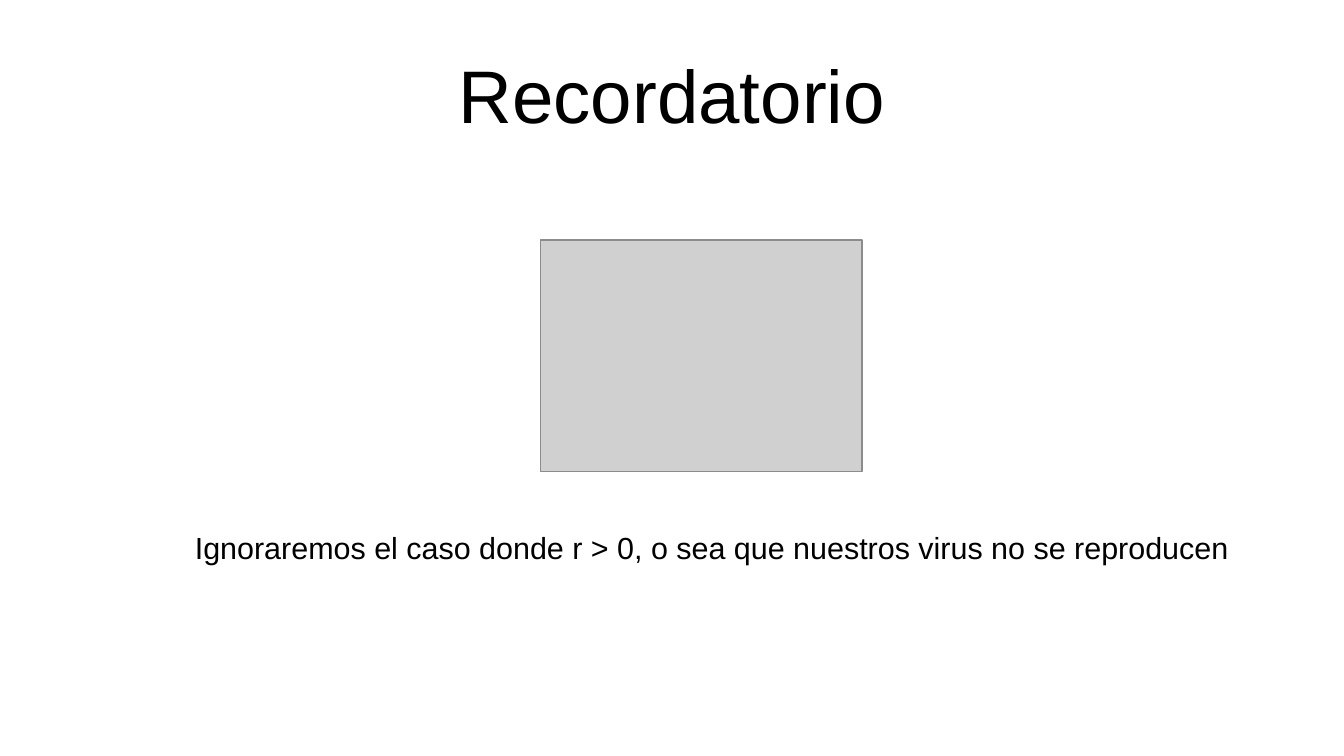
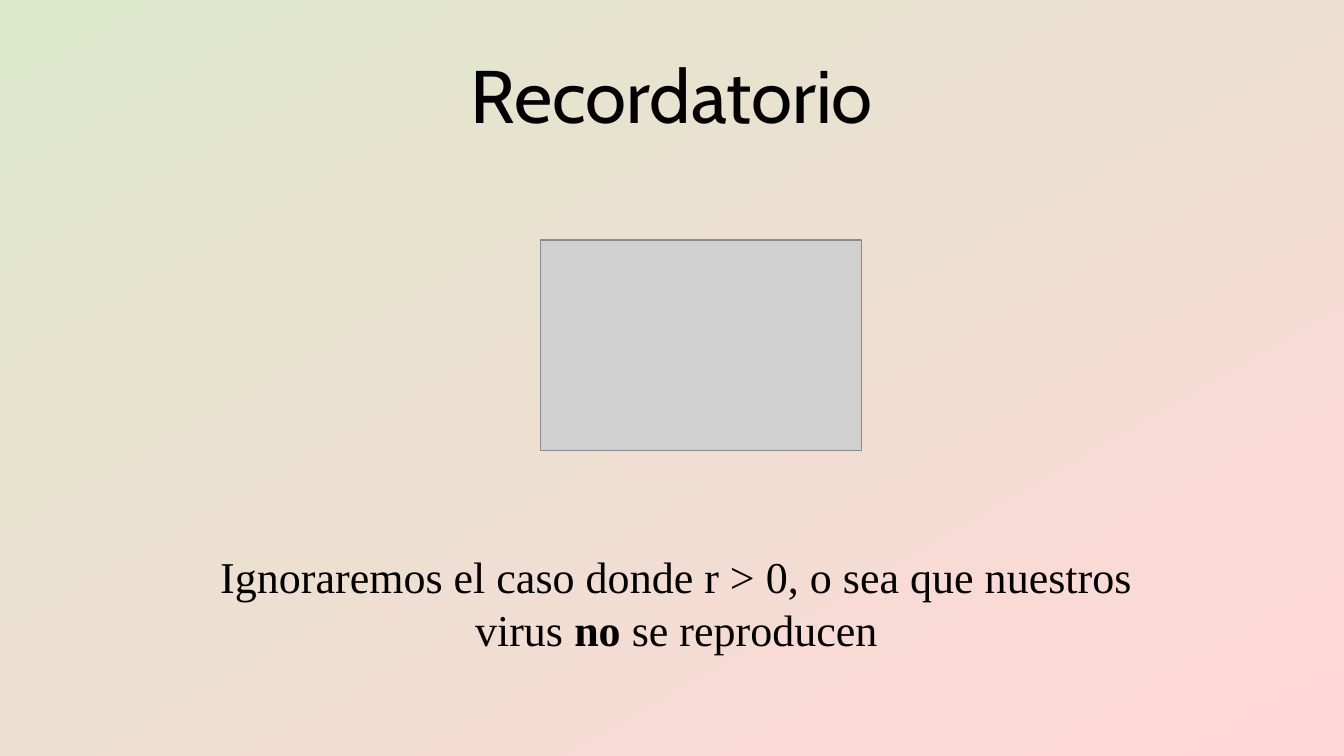
Before and after one commit to gerardommc/Ecologia-Teorica-II, a slide deck: slide 9 of Nicho/Caso-demografico.odp (slide 8 before the commit). Drawn at 1344x756 pixels with LibreOffice and Linux fonts; fonts in the diff are those of the drawing; grey boxes stand for pictures. Boxes give left, top, right and bottom in pixels: in the first picture for what was removed or moved away, otherwise in the second. Text is boxed around its words. In the diff, an @@ line names an element or a change of style, - is before the commit and + after.

Commit message:
Caso demografico 2

```diff
--- a/Nicho/Caso-demografico.odp
+++ b/Nicho/Caso-demografico.odp
@@ background #FFFFFF to gradient #DDE8CB to #FFD7D7 @@
@@ title "Recordatorio" at [471, 67, 873, 124]: font Arial to Cabin @@
@@ picture: place and size @@
-picture at [540, 240, 862, 472]
+picture at [540, 240, 861, 451]
@@ text "Ignoraremos el caso donde r ...": place and size @@
-text "Ignoraremos el caso donde r ..." at [195, 537, 1228, 565]
+text "Ignoraremos el caso donde r ..." at [220, 562, 1132, 655]
@@ text "Ignoraremos el caso donde r ..." at [220, 562, 1132, 655]: size 18 to 26 pt, font Arial to Times New Roman; bold on in "no"; alignment left to centre @@
```
Also in this commit, not shown: 20 other slides changed, 2 slides added, 1 slide removed, 4 other files.
